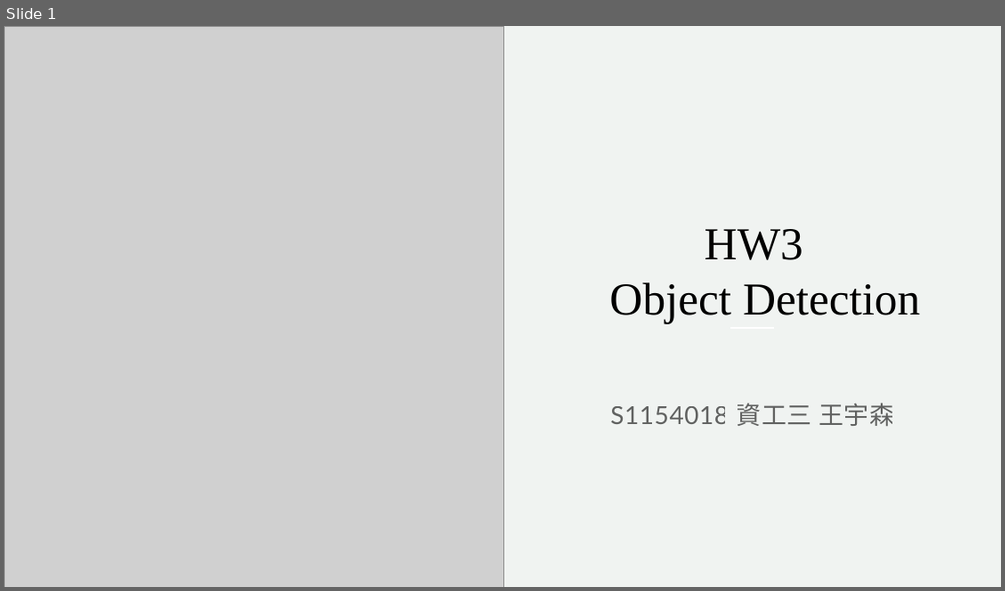
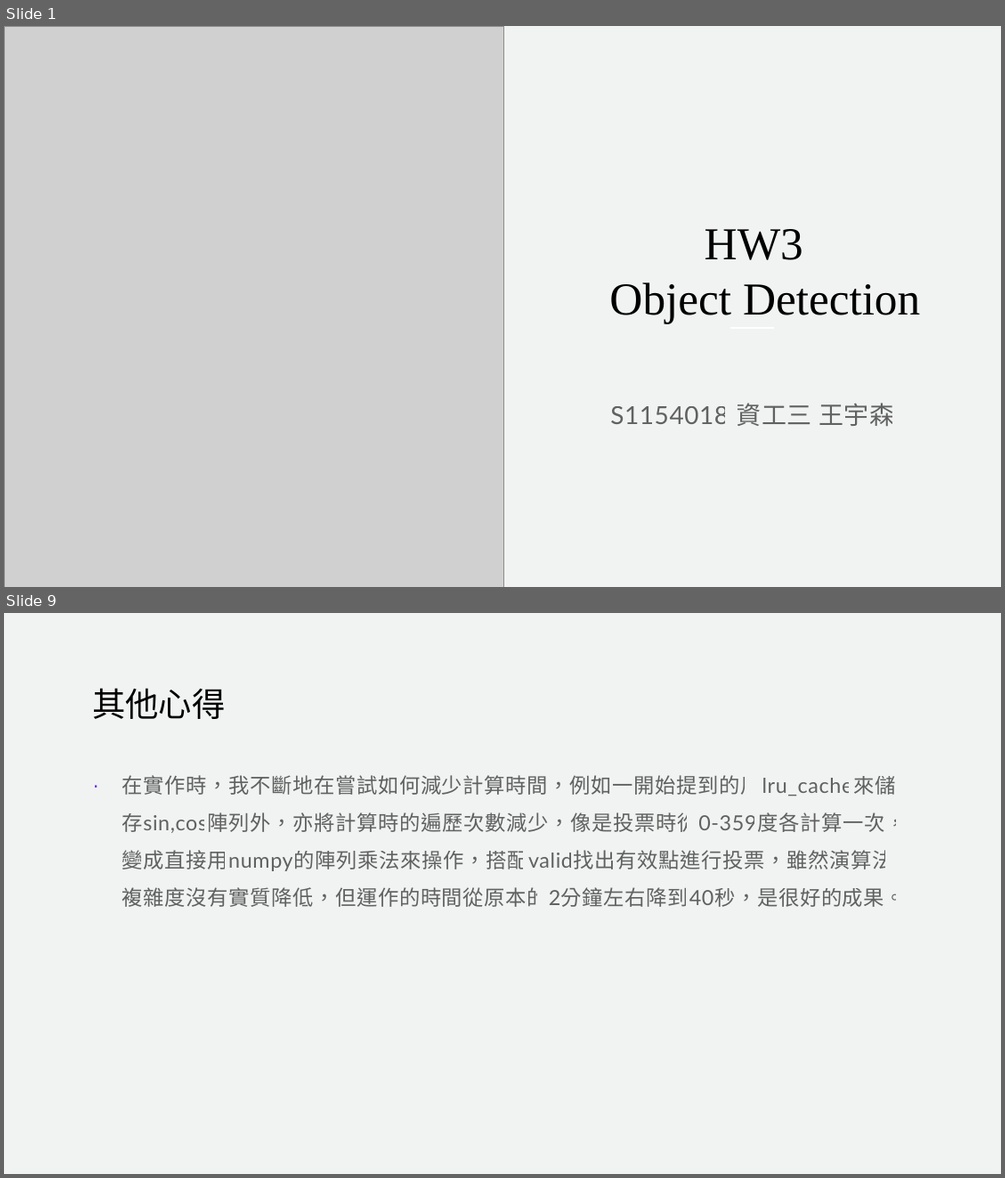
Before and after one commit to s102401002/ComputerVision2024, a slide deck: hw3/HW3_result.pptx. Shown one above the other, each under a label of ours: slide 1 before the commit, slides 1 and 9 after it; the slides between them are not shown. The pictures are 1005x591 and 1005x1178 pixels, drawn with LibreOffice and Linux fonts; fonts in the diff are those of the drawing; grey boxes stand for pictures. Boxes give left, top, right and bottom in pixels: in the first picture for what was removed or moved away, otherwise in the second. Text is boxed around its words. In the diff, an @@ line names an element or a change of style, - is before the commit and + after.

```diff
--- a/hw3/HW3_result.pptx
+++ b/hw3/HW3_result.pptx
@@ slide 9 added at (4, 613, 1001, 1174), background #F0F3F1 @@
@@ title added at (92, 688, 225, 719), 32 pt, text #000000 @@
+其他心得
@@ text added at (121, 775, 906, 907), 20 pt, text #000000 at 60% opacity @@
+· 在實作時，我不斷地在嘗試如何減少計算時間，例如一開始提到的用lru_cache來儲存sin,cos陣列外，亦將計算時的遍歷次數減少，像是投票時從0-359度各計算一次，變成直接用numpy的陣列乘法來操作，搭配valid找出有效點進行投票，雖然演算法複雜度沒有實質降低，但運作的時間從原本的2分鐘左右降到40秒，是很好的成果。
```
Also in this commit, not shown: 7 other slides added, 15 slides removed, 17 other files.
